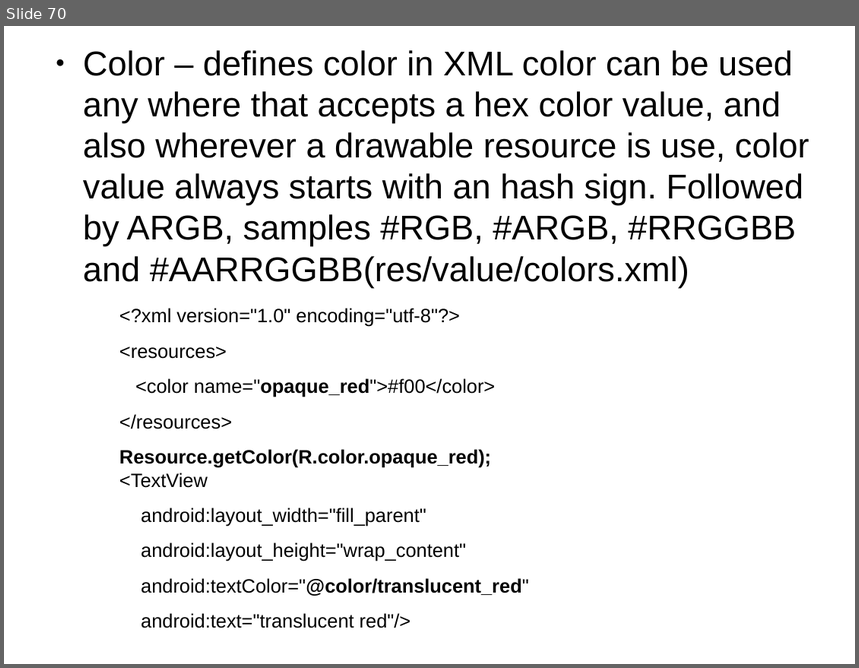
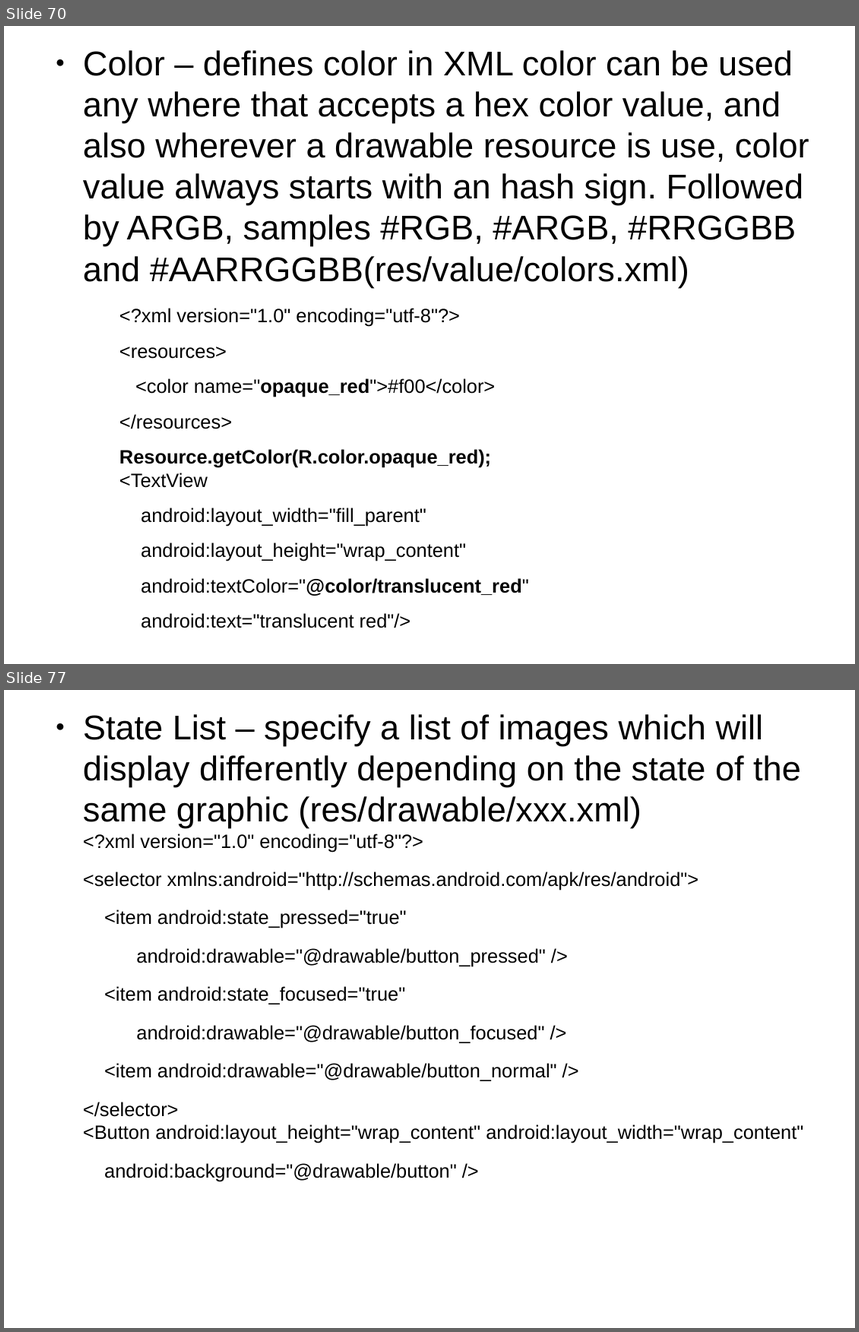
Before and after one commit to thegreatdao/testa, a slide deck: assets/android.odp. Shown one above the other, each under a label of ours: slide 70 before the commit, slides 70 and 77 after it; the slides between them are not shown. The pictures are 859x668 and 859x1332 pixels, drawn with LibreOffice and Linux fonts; fonts in the diff are those of the drawing. Boxes give left, top, right and bottom in pixels: in the first picture for what was removed or moved away, otherwise in the second. Text is boxed around its words. In the diff, an @@ line names an element or a change of style, - is before the commit and + after.

```diff
--- a/assets/android.odp
+++ b/assets/android.odp
@@ slide 77 added at bbox=[4, 690, 855, 1328], background #FFFFFF @@
@@ text added at bbox=[83, 714, 804, 1182], 18 pt, text #000000 @@
+● State List – specify a list of images which will display differently depending on the state of the same graphic (res/drawable/xxx.xml)
+  <?xml version="1.0" encoding="utf-8"?>
+<selector xmlns:android="http://schemas.android.com/apk/res/android">
+<item android:state_pressed="true"
+android:drawable="@drawable/button_pressed" />
+<item android:state_focused="true"
+android:drawable="@drawable/button_focused" />
+<item android:drawable="@drawable/button_normal" />
+</selector>
+<Button android:layout_height="wrap_content" android:layout_width="wrap_content"
+android:background="@drawable/button" />
```
Also in this commit, not shown: 11 other slides added, 1 slide removed, 4 other files.
